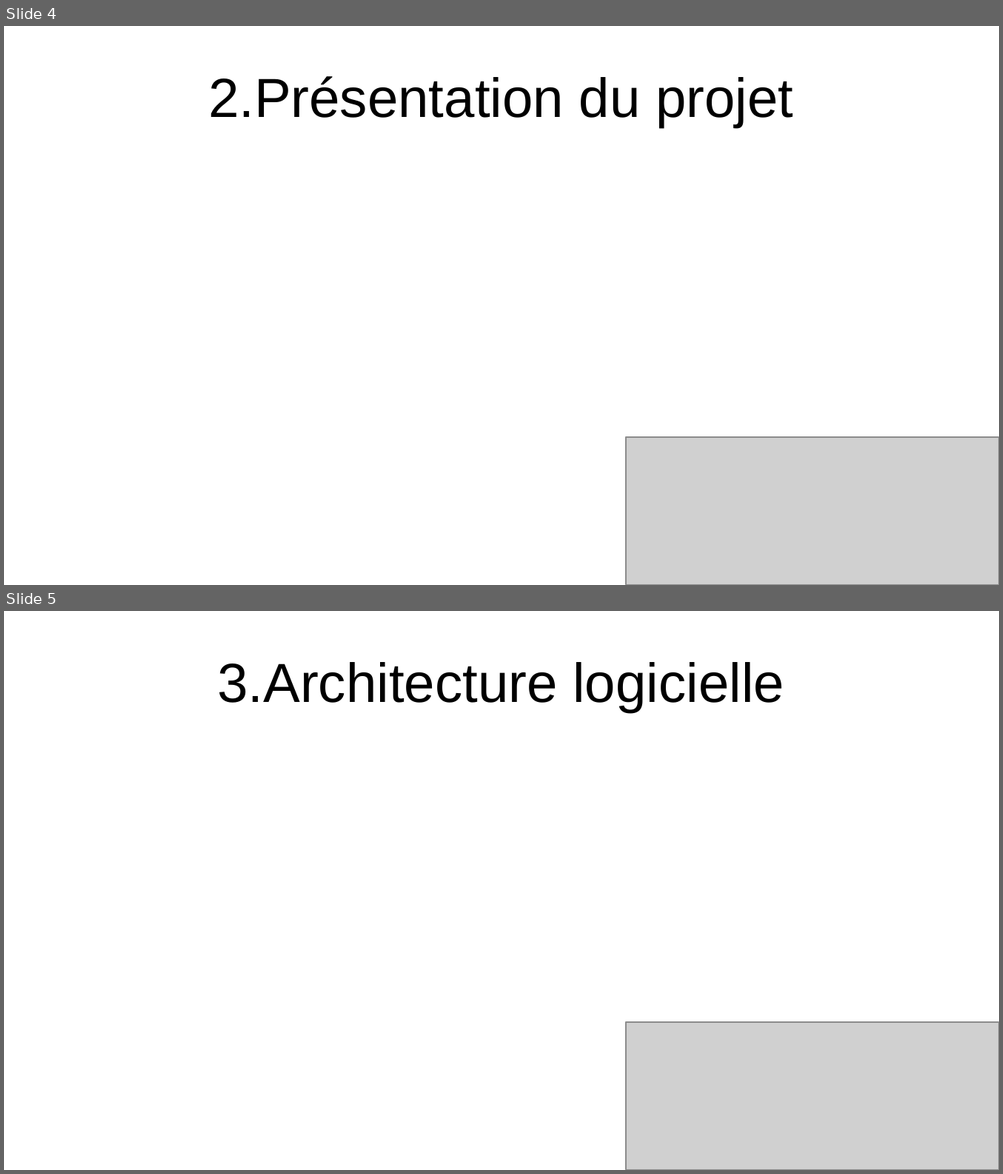
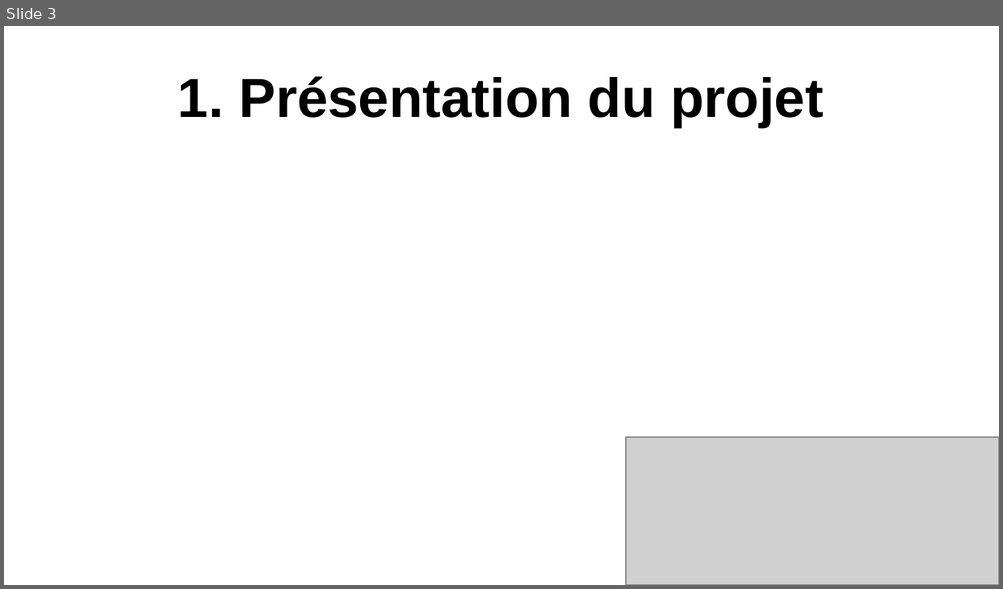
Before and after one commit to Noahrng/Projet_IA_Chess, a slide deck: diapo/projetIACHESS.odp. Shown one above the other, each under a label of ours: slides 4 and 5 before the commit, slide 3 after it. The pictures are 1003x1174 and 1003x589 pixels, drawn with LibreOffice and Linux fonts; fonts in the diff are those of the drawing; grey boxes stand for pictures. Boxes give left, top, right and bottom in pixels: in the first picture for what was removed or moved away, otherwise in the second. Text is boxed around its words. In the diff, an @@ line names an element or a change of style, - is before the commit and + after.

```diff
--- a/diapo/projetIACHESS.odp
+++ b/diapo/projetIACHESS.odp
@@ slide 5 removed at <box>4,611,999,1170</box>, background #FFFFFF @@
@@ title removed at <box>218,662,784,712</box> @@
-3.Architecture logicielle
@@ picture removed at <box>626,1022,999,1170</box> @@
@@ what was slide 4 is now slide 3 @@
@@ slide 3 changed as well @@
@@ title at <box>178,76,823,127</box>: text changed; bold on @@
-2.Présentation du projet
+1. Présentation du projet
```
Also in this commit, not shown: 5 other slides changed, 2 slides added, 3 other slides removed, 1 other file.
